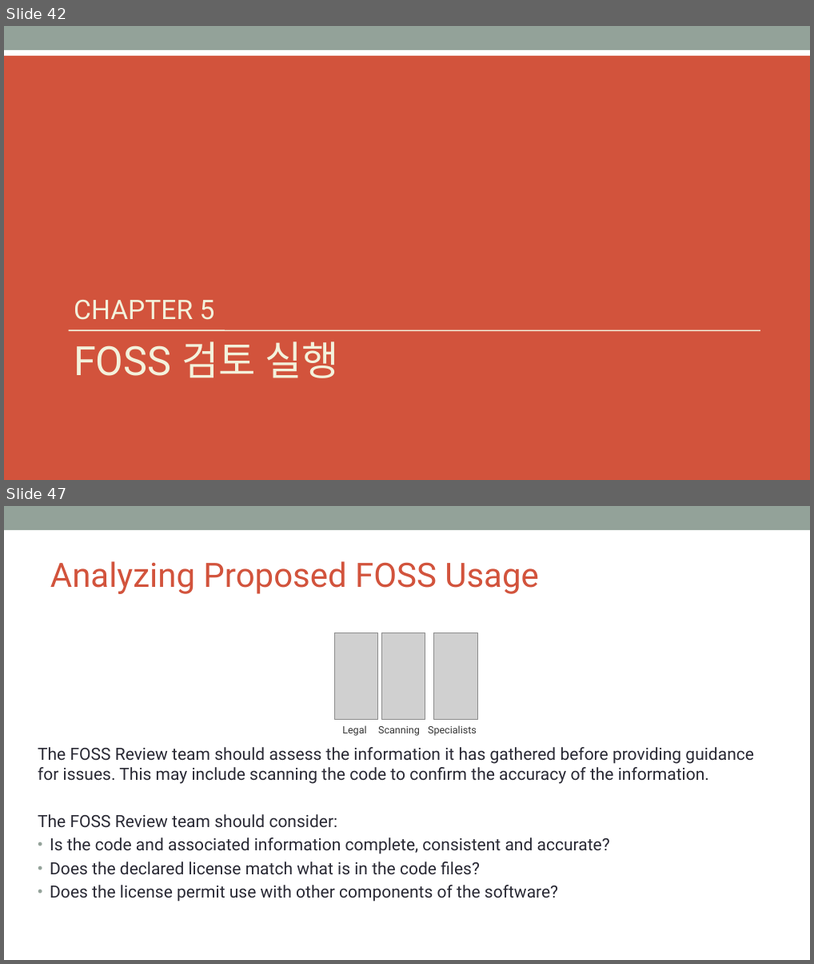
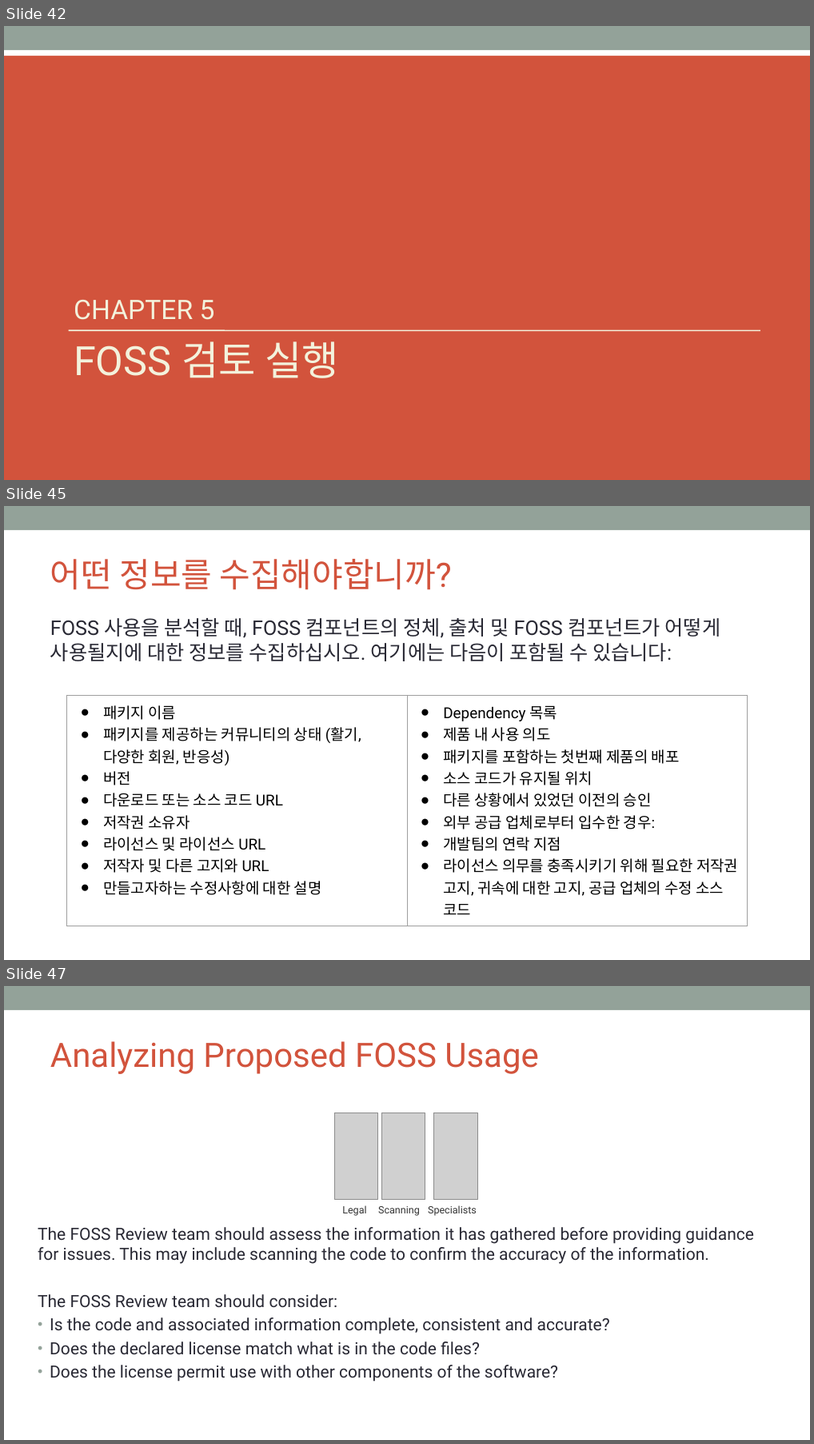
Before and after one commit to OpenChain-KWG/Curriculum-Translation-KR, a slide deck: target/slides/openchain-curriculum-for-1-1.pptx. Shown one above the other, each under a label of ours: slides 42 and 47 before the commit, slides 42, 45 and 47 after it; the slides between them are not shown. The pictures are 814x964 and 814x1444 pixels, drawn with LibreOffice and Linux fonts; fonts in the diff are those of the drawing; grey boxes stand for pictures; background and template pictures are left out. Boxes give left, top, right and bottom in pixels: in the first picture for what was removed or moved away, otherwise in the second. Text is boxed around its words. In the diff, an @@ line names an element or a change of style, - is before the commit and + after.

```diff
--- a/target/slides/openchain-curriculum-for-1-1.pptx
+++ b/target/slides/openchain-curriculum-for-1-1.pptx
@@ slide 45 added at box(4, 506, 810, 960), background #FFFFFF; not listed: 1 template element that a slide beside it also shows @@
@@ title added at box(50, 559, 452, 590), 40 pt, text #D2533C @@
+어떤 정보를 수집해야합니까?
@@ text added at box(50, 618, 722, 661), 24 pt, text #292934 @@
+FOSS 사용을 분석할 때, FOSS 컴포넌트의 정체, 출처 및 FOSS 컴포넌트가 어떻게 사용될지에 대한 정보를 수집하십시오. 여기에는 다음이 포함될 수 있습니다:
@@ table added at box(67, 695, 747, 917), 1 rows, 2 columns @@
+패키지 이름 / 패키지를 제공하는 커뮤니티의 상태 (활기, 다양한 회원, 반응성) / 버전 / 다운로드 또는 소스 코드 URL / 저작권 소유자 / 라이선스 및 라이선스 URL / 저작자 및 다른 고지와 URL / 만들고자하는 수정사항에 대한 설명 | Dependency 목록 / 제품 내 사용 의도 / 패키지를 포함하는 첫번째 제품의 배포 / 소스 코드가 유지될 위치 / 다른 상황에서 있었던 이전의 승인 / 외부 공급 업체로부터 입수한 경우: / 개발팀의 연락 지점 / 라이선스 의무를 충족시키기 위해 필요한 저작권 고지, 귀속에 대한 고지, 공급 업체의 수정 소스 코드
```
Also in this commit, not shown: 4 slides changed, 2 other slides added, 3 slides removed, 10 other files.
